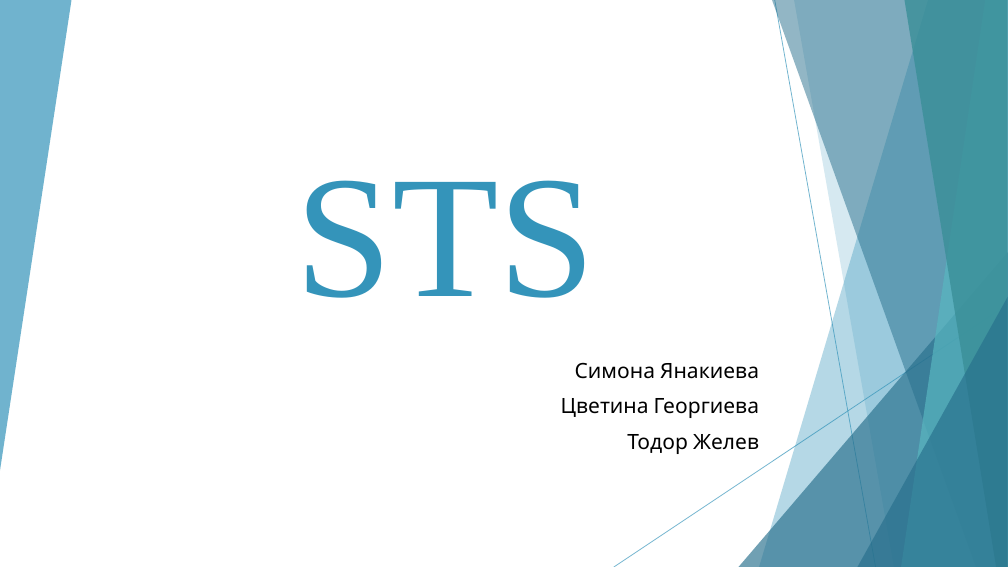
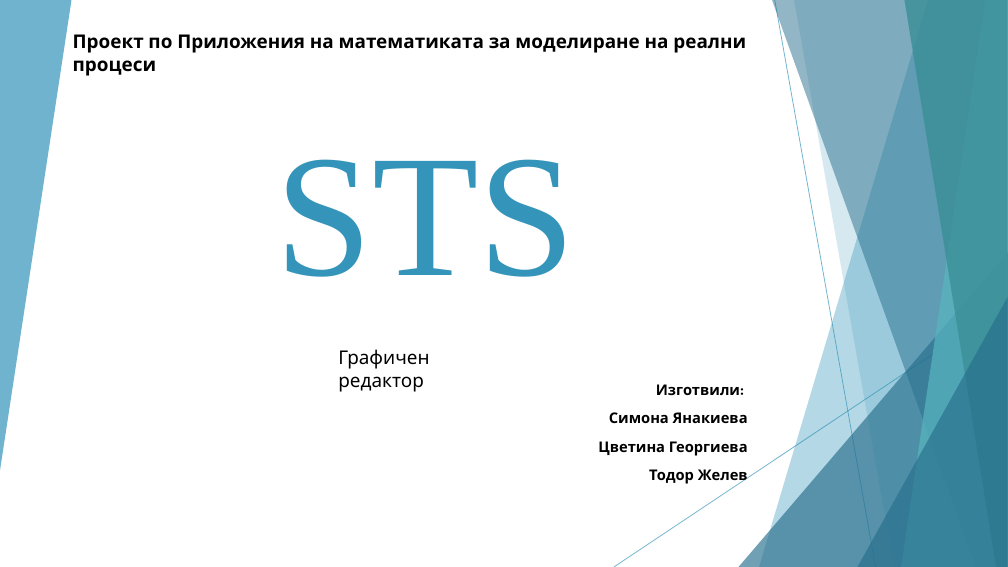
Before and after one commit to todorzhelev/STS, a slide deck: slide 1 of presentation/PresentationFinal.pptx. Drawn at 1008x567 pixels with LibreOffice and Linux fonts; fonts in the diff are those of the drawing. Boxes give left, top, right and bottom in pixels: in the first picture for what was removed or moved away, otherwise in the second. Text is boxed around its words. In the diff, an @@ line names an element or a change of style, - is before the commit and + after.

```diff
--- a/presentation/PresentationFinal.pptx
+++ b/presentation/PresentationFinal.pptx
@@ text added at [73, 34, 746, 76], 18 pt, text #000000, bold @@
+Проект по Приложения на математиката за моделиране на реални процеси
@@ title "STS": place and size @@
-title "STS" at [296, 180, 596, 298]
+title "STS" at [275, 159, 575, 277]
@@ text added at [338, 349, 429, 392], 18 pt, text #000000 @@
+Графичен редактор
@@ subtitle "Изготвили:": place and size @@
-subtitle "Изготвили:" at [561, 362, 759, 454]
+subtitle "Изготвили:" at [598, 384, 748, 485]
@@ subtitle at [656, 384, 740, 395]: paragraph added @@
+Изготвили:
@@ subtitle at [598, 412, 748, 485]: size 20 to 14 pt, bold on in "Симона Янакиева", "Цветина Георгиева", "Тодор Желев" @@
```
Also in this commit, not shown: 1 other slide changed, 4 slides removed.
